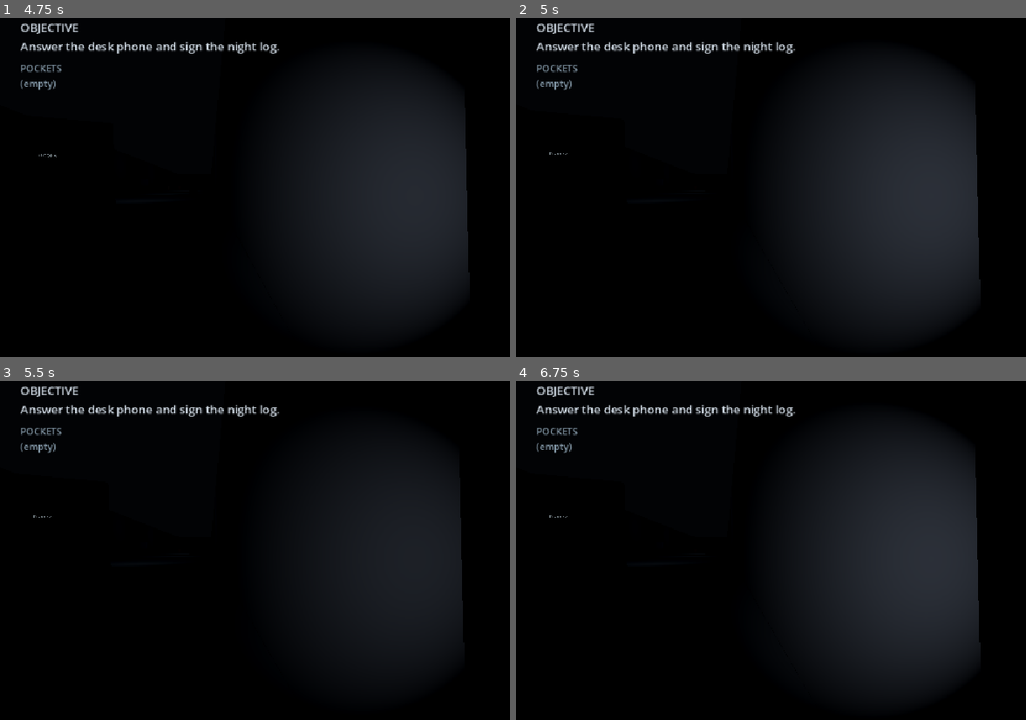
Above: before the commit, frames 1-4 (two rows, left to right).
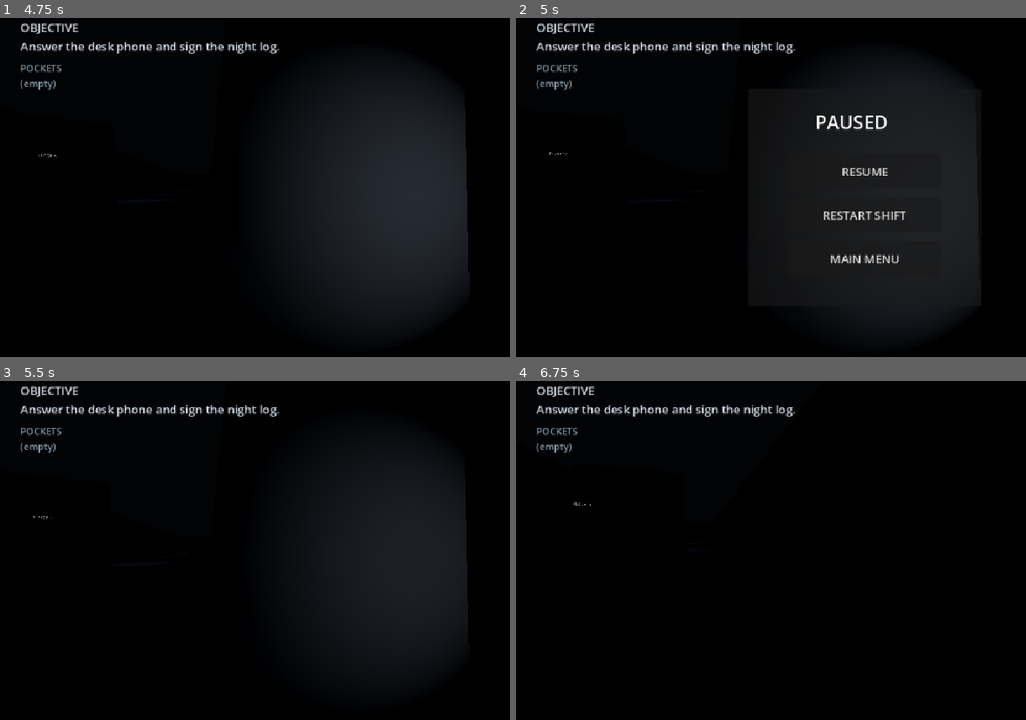
Above: after the commit, the same moments.

Repository: JasonTM17/Horror_Game_Funny
Game: Godot game, scene res://scenes/boot/boot.tscn
Same seed, same stepped clock (60 frames per second), same inputs: the game is played once before the commit and once after it.
Inputs (mouse positions are in pixels of both pictures, inside the frame that each line leads up to):
- Up to frame 1 (4.75 s): click "START SHIFT" at 0.5 s; tap Enter at 1.25, 2.75 s; move the mouse to (387, 194) at 1.27 s; hold F (flashlight) 1.28-2.03 s; hold W (move_forward) from 1.28 s (still down); tap Space at 2, 3.5 s; move the mouse to (316, 197) at 2.02 s; tap E (interact) at 2.1 s; move the mouse to (367, 190) at 2.77 s; hold Shift (sprint) 2.78-3.53 s; move the mouse to (341, 204) at 3.52 s; tap F (flashlight) at 3.6 s; move the mouse to (402, 201) at 4.27 s; hold E (interact) from 4.28 s (still down)
- Up to frame 2 (5 s): keep holding W (move_forward); keep holding E (interact); tap Escape (pause_game) at 4.9 s
- Up to frame 3 (5.5 s): release W (move_forward) at 5 s; release E (interact) at 5 s; click (346, 533) at 5 s, where only the run after the commit has a clickable "RESUME"
- Up to frame 4 (6.75 s): tap Enter at 5.75 s; move the mouse to (653, 503) at 5.77 s; hold A (move_left) 5.78-6.53 s; tap Shift (sprint) at 5.85 s; tap Space at 6.5 s; move the mouse to (898, 560) at 6.52 s; hold S (move_backward) from 6.53 s (still down); hold F (flashlight) from 6.53 s (still down)

Frame 1 is identical in both runs. In frame 2, 1.6% of the frame differs, in the area x 58-84%, y 28-73%; in frame 3, 0.4%; in frame 4, 23%, in the area x 6-92%, y 15-91%.

Commit message:
feat: add pause controls to continuous gameplay

Diff:
--- /dev/null
+++ b/scenes/ui/pause-menu.tscn
@@ -0,0 +1,42 @@
+[gd_scene load_steps=2 format=3]
+
+[ext_resource type="Script" path="res://scripts/ui/pause-menu.gd" id="1_pause"]
+
+[node name="PauseMenu" type="CanvasLayer"]
+script = ExtResource("1_pause")
+
+[node name="Panel" type="Panel" parent="."]
+visible = false
+offset_left = 320.0
+offset_top = 120.0
+offset_right = 640.0
+offset_bottom = 420.0
+
+[node name="Title" type="Label" parent="Panel"]
+offset_left = 92.0
+offset_top = 28.0
+offset_right = 230.0
+offset_bottom = 65.0
+theme_override_font_sizes/font_size = 26
+text = "PAUSED"
+
+[node name="Resume" type="Button" parent="Panel"]
+offset_left = 55.0
+offset_top = 90.0
+offset_right = 265.0
+offset_bottom = 138.0
+text = "RESUME"
+
+[node name="Restart" type="Button" parent="Panel"]
+offset_left = 55.0
+offset_top = 150.0
+offset_right = 265.0
+offset_bottom = 198.0
+text = "RESTART SHIFT"
+
+[node name="Menu" type="Button" parent="Panel"]
+offset_left = 55.0
+offset_top = 210.0
+offset_right = 265.0
+offset_bottom = 258.0
+text = "MAIN MENU"
--- /dev/null
+++ b/scripts/ui/pause-menu.gd
@@ -0,0 +1,25 @@
+extends CanvasLayer
+
+func _ready() -> void:
+	process_mode = Node.PROCESS_MODE_ALWAYS
+	$Panel/Resume.pressed.connect(_resume)
+	$Panel/Restart.pressed.connect(_restart)
+	$Panel/Menu.pressed.connect(_menu)
+
+func _process(_delta: float) -> void:
+	$Panel.visible = get_tree().paused
+
+func _resume() -> void:
+	get_tree().paused = false
+	var player := get_tree().get_first_node_in_group("player")
+	if player != null:
+		player.set_input_locked("pause", false)
+
+func _restart() -> void:
+	get_tree().paused = false
+	GameState.reset_run()
+	SceneRouter.change_scene("res://scenes/gameplay/gameplay.tscn")
+
+func _menu() -> void:
+	get_tree().paused = false
+	SceneRouter.change_scene("res://scenes/boot/boot.tscn")
--- a/scripts/world/gameplay-director.gd
+++ b/scripts/world/gameplay-director.gd
@@ -2,6 +2,7 @@
 
 const PLAYER_SCENE := preload("res://scenes/player/player.tscn")
 const HUD_SCENE := preload("res://scenes/ui/hud.tscn")
+const PAUSE_SCENE := preload("res://scenes/ui/pause-menu.tscn")
 const STORY_SCRIPT := preload("res://scripts/interaction/story-interactable.gd")
 const DOOR_SCRIPT := preload("res://scripts/interaction/door-interactable.gd")
 const ENTITY_SCRIPT := preload("res://scripts/world/chase-entity.gd")
@@ -61,6 +62,7 @@
 	add_child(player)
 	var hud := HUD_SCENE.instantiate()
 	add_child(hud)
+	add_child(PAUSE_SCENE.instantiate())
 
 func _spawn_story_objects() -> void:
 	_add_story("phone", Vector3(-1.8, 0.55, 8.8), "Answer the phone", Color(0.16, 0.12, 0.1))
